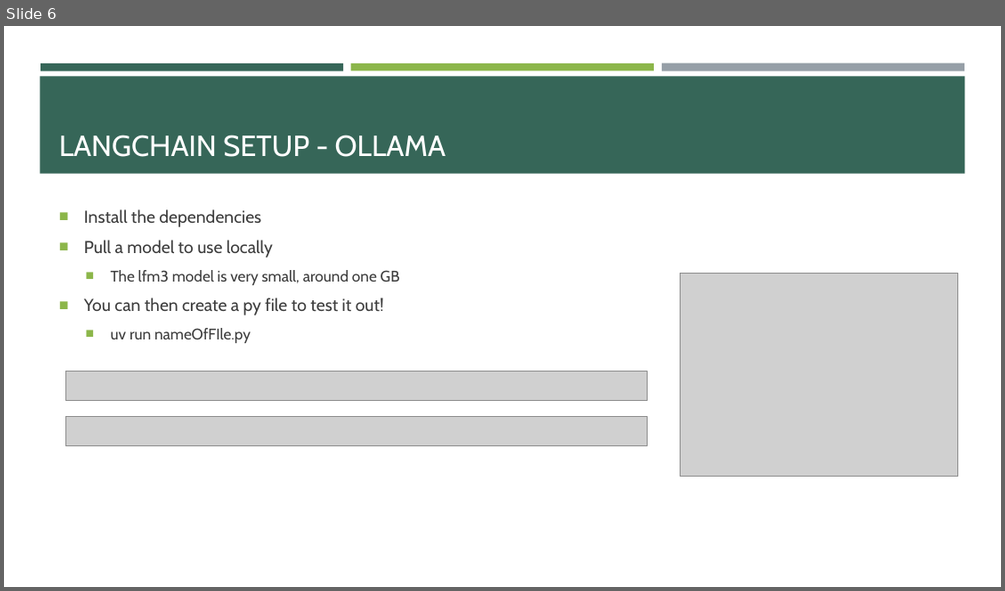
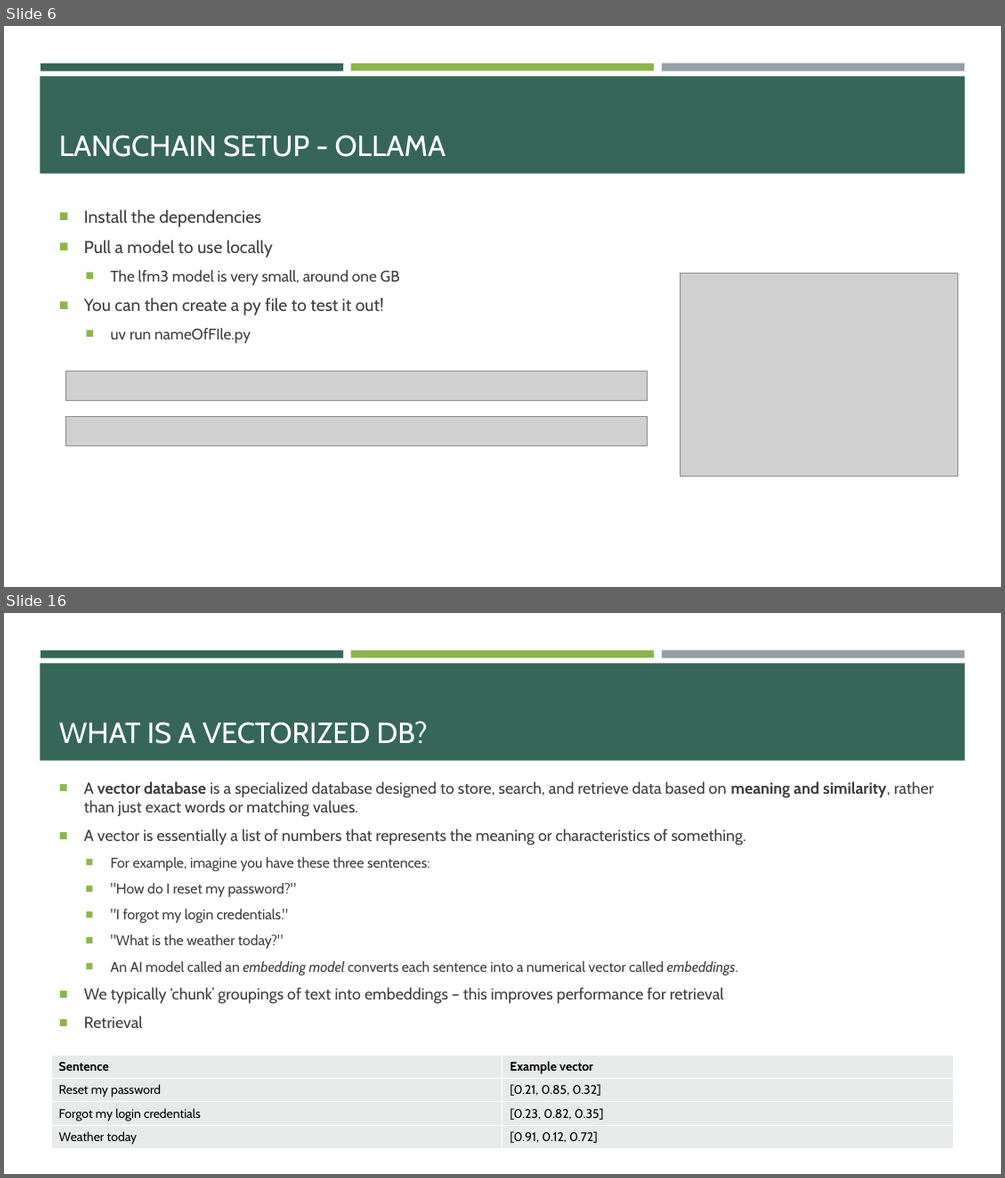
Before and after one commit to e-m-wilson/java-fs, a slide deck: Week_11/langchain.pptx. Shown one above the other, each under a label of ours: slide 6 before the commit, slides 6 and 16 after it; the slides between them are not shown. The pictures are 1005x591 and 1005x1178 pixels, drawn with LibreOffice and Linux fonts; fonts in the diff are those of the drawing; grey boxes stand for pictures. Boxes give left, top, right and bottom in pixels: in the first picture for what was removed or moved away, otherwise in the second. Text is boxed around its words. In the diff, an @@ line names an element or a change of style, - is before the commit and + after.

```diff
--- a/Week_11/langchain.pptx
+++ b/Week_11/langchain.pptx
@@ slide 16 added at [4,613,1001,1174], background #FFFFFF; not listed: 4 template elements that a slide beside it also shows @@
@@ title added at [59,721,428,744], 28 pt, text #FFFFFF @@
+WHAT IS A VECTORIZED DB?
@@ text added at [84,781,934,1028], 15.3 pt, text #3D3D3D @@
+■ A vector database is a specialized database designed to store, search, and retrieve data based on meaning and similarity, rather than just exact words or matching values.
+■ A vector is essentially a list of numbers that represents the meaning or characteristics of something.
+  ■ For example, imagine you have these three sentences:
+  ■ "How do I reset my password?"
+  ■ "I forgot my login credentials."
+  ■ "What is the weather today?"
+  ■ An AI model called an embedding model converts each sentence into a numerical vector called embeddings.
+■ We typically ‘chunk’ groupings of text into embeddings – this improves performance for retrieval
+■ Retrieval
@@ table added at [52,1055,954,1148], 4 rows, 2 columns @@
+Sentence | Example vector
+Reset my password | [0.21, 0.85, 0.32]
+Forgot my login credentials | [0.23, 0.82, 0.35]
+Weather today | [0.91, 0.12, 0.72]
```
Also in this commit, not shown: 1 slide changed, 11 other slides added, 18 other files.
